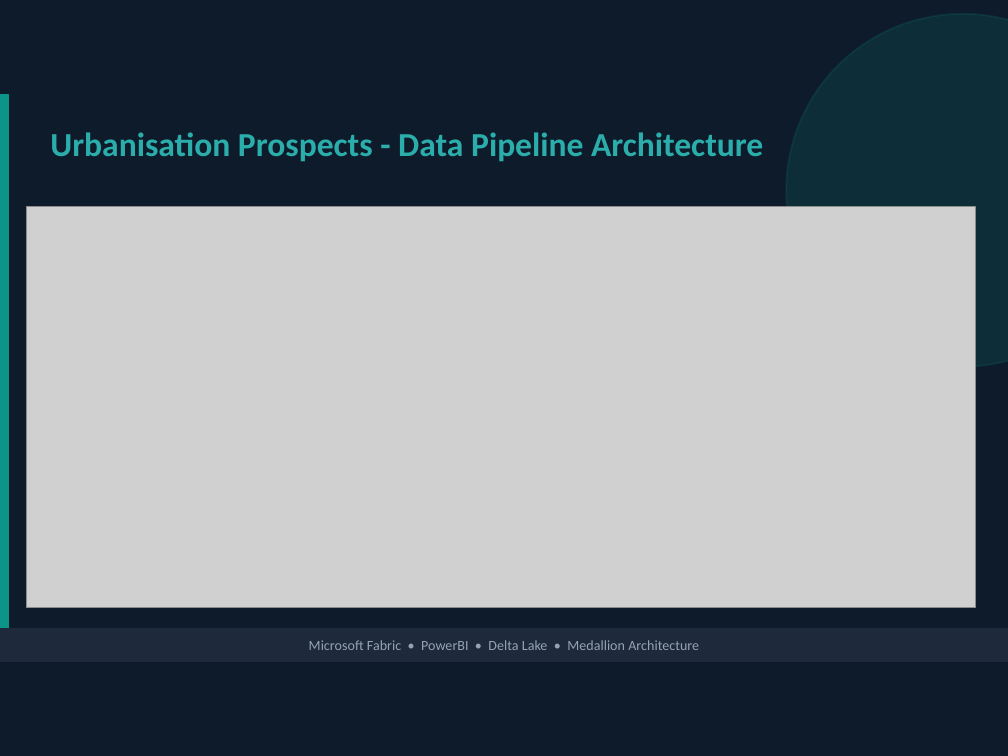
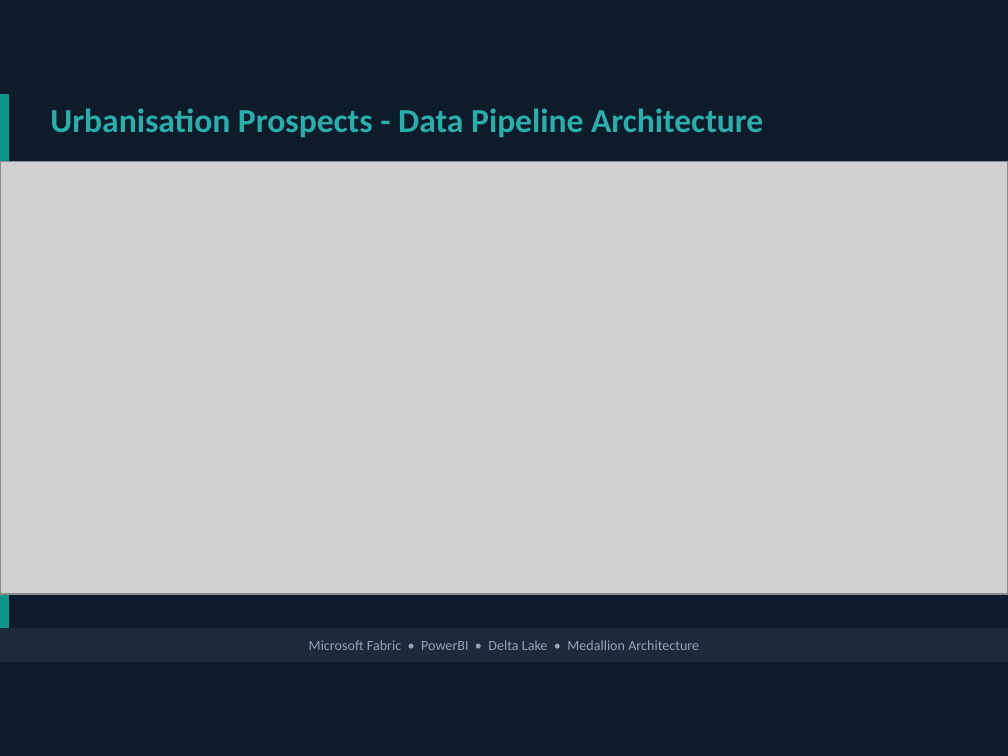
Before and after one commit to JHaywardNinetyOne/urbanisation-prospects-assessment, a slide deck: slide 4 of docs/urbanisation_prospects_presentation.pptx. Drawn at 1008x756 pixels with LibreOffice and Linux fonts; fonts in the diff are those of the drawing; grey boxes stand for pictures. Boxes give left, top, right and bottom in pixels: in the first picture for what was removed or moved away, otherwise in the second. Text is boxed around its words. In the diff, an @@ line names an element or a change of style, - is before the commit and + after.

Commit message:
Updated presentation

```diff
--- a/docs/urbanisation_prospects_presentation.pptx
+++ b/docs/urbanisation_prospects_presentation.pptx
@@ ellipse removed at (x1=786, y1=13, x2=1008, y2=366) @@
@@ text "Urbanisation Prospects - Data Pipeline ..." moved from (x1=50, y1=132, x2=763, y2=162) to (x1=50, y1=108, x2=763, y2=138) @@
@@ picture resized from (x1=27, y1=206, x2=976, y2=607) to (x1=0, y1=161, x2=1008, y2=594) @@
```
Also in this commit, not shown: 1 other slide changed.
